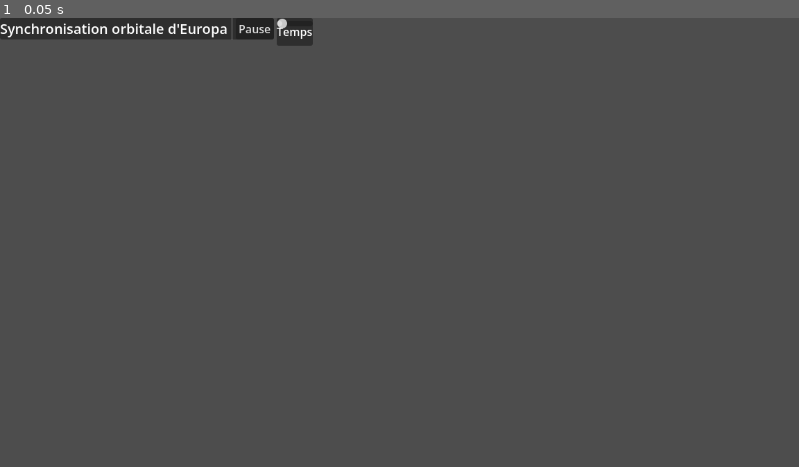
Above: before the commit, frame 1.
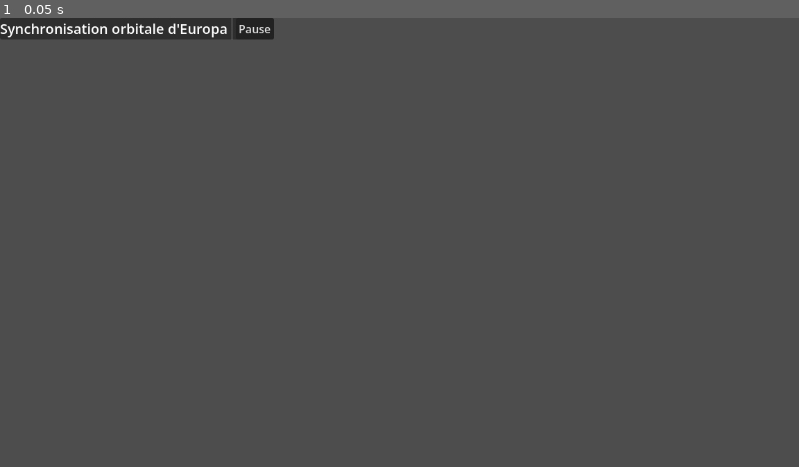
Above: after the commit, the same moment.

Repository: adorion25/Euroba
Game: Godot game, scene res://interface.tscn
Same seed, same stepped clock (60 frames per second), same inputs: the game is played once before the commit and once after it. The project has no main scene, so this scene is started directly.
Inputs:
- Up to frame 1 (0.05 s): no input

The runs differ from the first frame. In frame 1, 0.3% of the frame differs, in the area x 34-40%, y 0-7%.
Error after the commit: Invalid access to property or key 'r_1' on a base object of type 'Nil'. (res://interface.gd:15)

Commit message:
script pause et script interface

Diff:
--- /dev/null
+++ b/euroba/BoutonPause.gd
@@ -0,0 +1,19 @@
+extends Button
+
+var pause : bool
+@export var interface : Interface
+
+# Called when the node enters the scene tree for the first time.
+func _ready() -> void:
+	pause = false
+	pressed.connect(changer_mode_pause)
+
+
+func changer_mode_pause() -> void:
+	pause = !pause
+	interface.changer_mode_pause(pause)
+
+	if pause :
+		text = "Reprendre"
+	else :
+		text = "Pause"
--- a/euroba/Lune.gd
+++ b/euroba/Lune.gd
@@ -34,6 +34,8 @@
 @export var europe_1 : RigidBody3D
 @export var europe_2 : RigidBody3D
 
+var pause : bool
+
 # Called when the node enters the scene tree for the first time.
 func _ready() -> void:
 
@@ -41,10 +43,13 @@
 	v_1 = vitesse_initiale_1 * Vector3(0, 0, 1)
 	r_2 = rayon_initial_2 * Vector3(1, 0, 0)
 	v_2 = vitesse_initiale_2 * Vector3(0, 0, 1)
+	pause = false
 
 
 # Called every frame. 'delta' is the elapsed time since the previous frame.
 func _process(delta: float) -> void:
+	if pause :
+		return
 	appliquer_euler(delta)
 
 	europe_1.position = conv_position_reelle_a_simulee(r_1)
@@ -92,3 +97,11 @@
 		v_1 += h * a_1
 		r_1 += h * v_1
 		r_2 += h * v_2
+
+
+func mettre_en_pause(mode_pause: bool) -> void:
+	"""Change le mode de la simulation (pause/"play")
+
+	Parametre :
+	mode_pause -- mode de pause de la simualtion"""
+	pause = mode_pause
--- /dev/null
+++ b/euroba/interface.gd
@@ -0,0 +1,40 @@
+extends Control
+class_name Interface
+
+@export_group("Simulation")
+@export var simulation : RigidBody3D
+
+@export_group("Textes")
+@export var rayon_1 : Label
+@export var vitesse_1 : Label
+@export var rayon_2 : Label
+@export var vitesse_2 : Label
+
+
+func _process(delta:float) -> void:
+	rayon_1.text = format_scientifique(simulation.r_1.length())
+	vitesse_1.text = format_scientifique(simulation.v_1.length())
+	rayon_2.text = format_scientifique(simulation.r_2.length())
+	vitesse_2.text = format_scientifique(simulation.v_2.length())
+
+
+func changer_mode_pause(mode_pause : bool) -> void:
+	"""Change l'état de pause à chacun des astres
+
+	Paramètre :
+	etat_pause -- est-ce que la simulation est en pause ou non """
+	simulation.mettre_en_pause(mode_pause)
+
+
+func format_scientifique(valeur : float) -> String:
+	"""Converti en format scientifique les nombres décimaux avec 3 décimales
+
+	Parametre:
+	valeur -- la valeur à afficher de façon scientifique
+
+	Retour:
+	une chaîne de caractères représentant ce nombre
+	"""
+	var nombre_decimales = int(log(valeur) / log(10))
+	var nombre_presente = valeur / 10**nombre_decimales
+	return "%.3f" % nombre_presente + "e" + "%s" % nombre_decimales
--- a/euroba/interface.tscn
+++ b/euroba/interface.tscn
@@ -1,58 +1,47 @@
 [gd_scene format=3 uid="uid://sih1ldeg6fm2"]
+
+[ext_resource type="Script" uid="uid://d03a04mh24msu" path="res://interface.gd" id="1_kyn48"]
+[ext_resource type="Script" uid="uid://blopcvwejs7mq" path="res://BoutonPause.gd" id="2_oi7g3"]
 
 [node name="Interface" type="Control" unique_id=1115889947]
 layout_mode = 3
 anchors_preset = 0
 offset_right = 40.0
 offset_bottom = 40.0
+script = ExtResource("1_kyn48")
 
-[node name="HBoxContainer" type="HBoxContainer" parent="." unique_id=136333469]
+[node name="VBoxContainer" type="VBoxContainer" parent="." unique_id=1837051428]
 layout_mode = 0
-offset_right = 509.0
-offset_bottom = 40.0
+offset_right = 395.0
+offset_bottom = 35.0
 
-[node name="VBoxContainer" type="VBoxContainer" parent="HBoxContainer" unique_id=1837051428]
+[node name="PanelContainer Titre" type="PanelContainer" parent="VBoxContainer" unique_id=1879963799]
 layout_mode = 2
 
-[node name="PanelContainer Titre" type="PanelContainer" parent="HBoxContainer/VBoxContainer" unique_id=1879963799]
+[node name="MarginContainer" type="MarginContainer" parent="VBoxContainer/PanelContainer Titre" unique_id=141493367]
 layout_mode = 2
 
-[node name="MarginContainer" type="MarginContainer" parent="HBoxContainer/VBoxContainer/PanelContainer Titre" unique_id=141493367]
+[node name="HBoxContainer" type="HBoxContainer" parent="VBoxContainer/PanelContainer Titre/MarginContainer" unique_id=235252506]
 layout_mode = 2
 
-[node name="HBoxContainer" type="HBoxContainer" parent="HBoxContainer/VBoxContainer/PanelContainer Titre/MarginContainer" unique_id=235252506]
-layout_mode = 2
-
-[node name="Label" type="Label" parent="HBoxContainer/VBoxContainer/PanelContainer Titre/MarginContainer/HBoxContainer" unique_id=585586591]
+[node name="Label" type="Label" parent="VBoxContainer/PanelContainer Titre/MarginContainer/HBoxContainer" unique_id=585586591]
 layout_mode = 2
 theme_override_font_sizes/font_size = 20
 text = "Synchronisation orbitale d'Europa"
 
-[node name="VSeparator" type="VSeparator" parent="HBoxContainer/VBoxContainer/PanelContainer Titre/MarginContainer/HBoxContainer" unique_id=10007798]
+[node name="VSeparator" type="VSeparator" parent="VBoxContainer/PanelContainer Titre/MarginContainer/HBoxContainer" unique_id=10007798]
 layout_mode = 2
 
-[node name="Button" type="Button" parent="HBoxContainer/VBoxContainer/PanelContainer Titre/MarginContainer/HBoxContainer" unique_id=721864335]
+[node name="Button" type="Button" parent="VBoxContainer/PanelContainer Titre/MarginContainer/HBoxContainer" unique_id=721864335]
 layout_mode = 2
 text = "Pause"
+script = ExtResource("2_oi7g3")
 
-[node name="PanelContainer Données" type="PanelContainer" parent="HBoxContainer/VBoxContainer" unique_id=1098302464]
+[node name="PanelContainer Données" type="PanelContainer" parent="VBoxContainer" unique_id=1098302464]
 layout_mode = 2
 
-[node name="MarginContainer" type="MarginContainer" parent="HBoxContainer/VBoxContainer/PanelContainer Données" unique_id=1230213573]
+[node name="MarginContainer" type="MarginContainer" parent="VBoxContainer/PanelContainer Données" unique_id=1230213573]
 layout_mode = 2
 
-[node name="GridContainer" type="GridContainer" parent="HBoxContainer/VBoxContainer/PanelContainer Données/MarginContainer" unique_id=752489414]
+[node name="GridContainer" type="GridContainer" parent="VBoxContainer/PanelContainer Données/MarginContainer" unique_id=752489414]
 layout_mode = 2
-
-[node name="PanelContainer" type="PanelContainer" parent="HBoxContainer" unique_id=1142054567]
-layout_mode = 2
-
-[node name="MarginContainer" type="MarginContainer" parent="HBoxContainer/PanelContainer" unique_id=1272762583]
-layout_mode = 2
-
-[node name="HSlider" type="HSlider" parent="HBoxContainer/PanelContainer/MarginContainer" unique_id=1068914891]
-layout_mode = 2
-
-[node name="Label" type="Label" parent="HBoxContainer/PanelContainer/MarginContainer" unique_id=1850448208]
-layout_mode = 2
-text = "Temps"
Not shown, added: euroba/BoutonPause.gd.uid
Not shown, added: euroba/interface.gd.uid
Not shown, changed: .DS_Store
